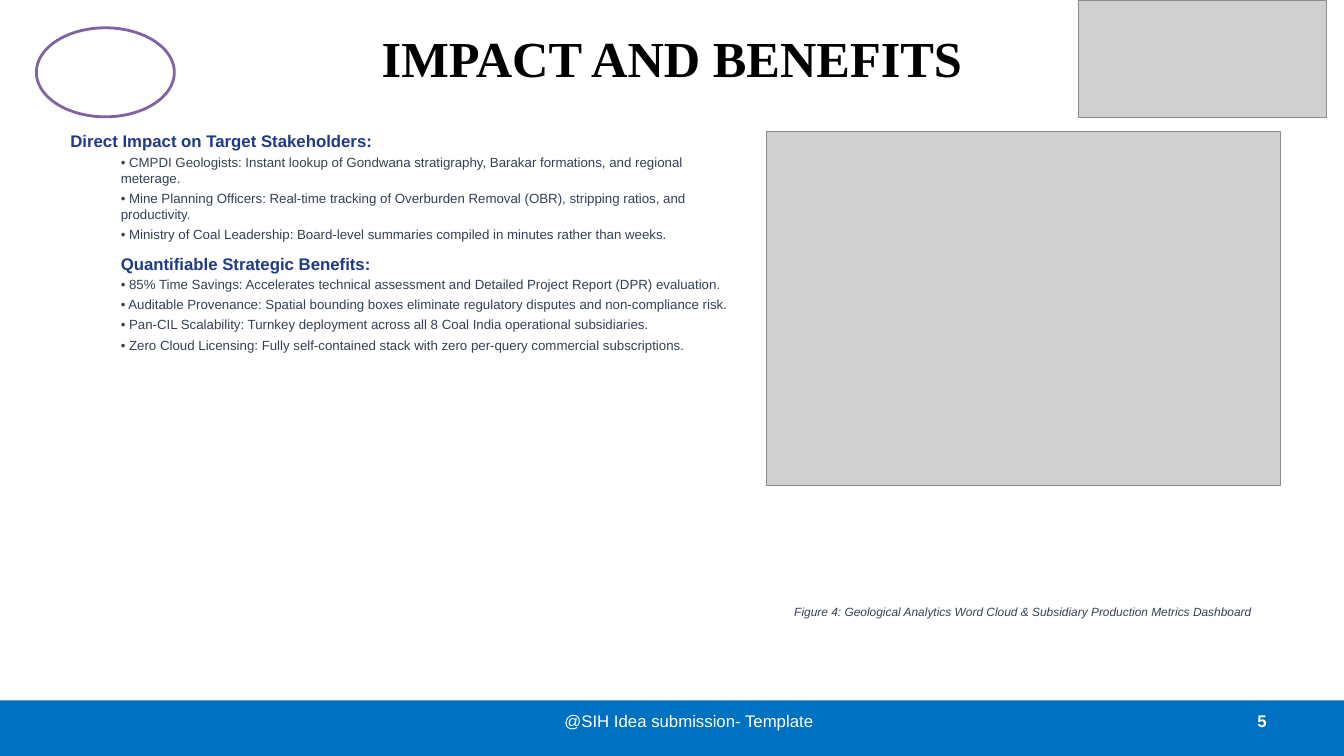
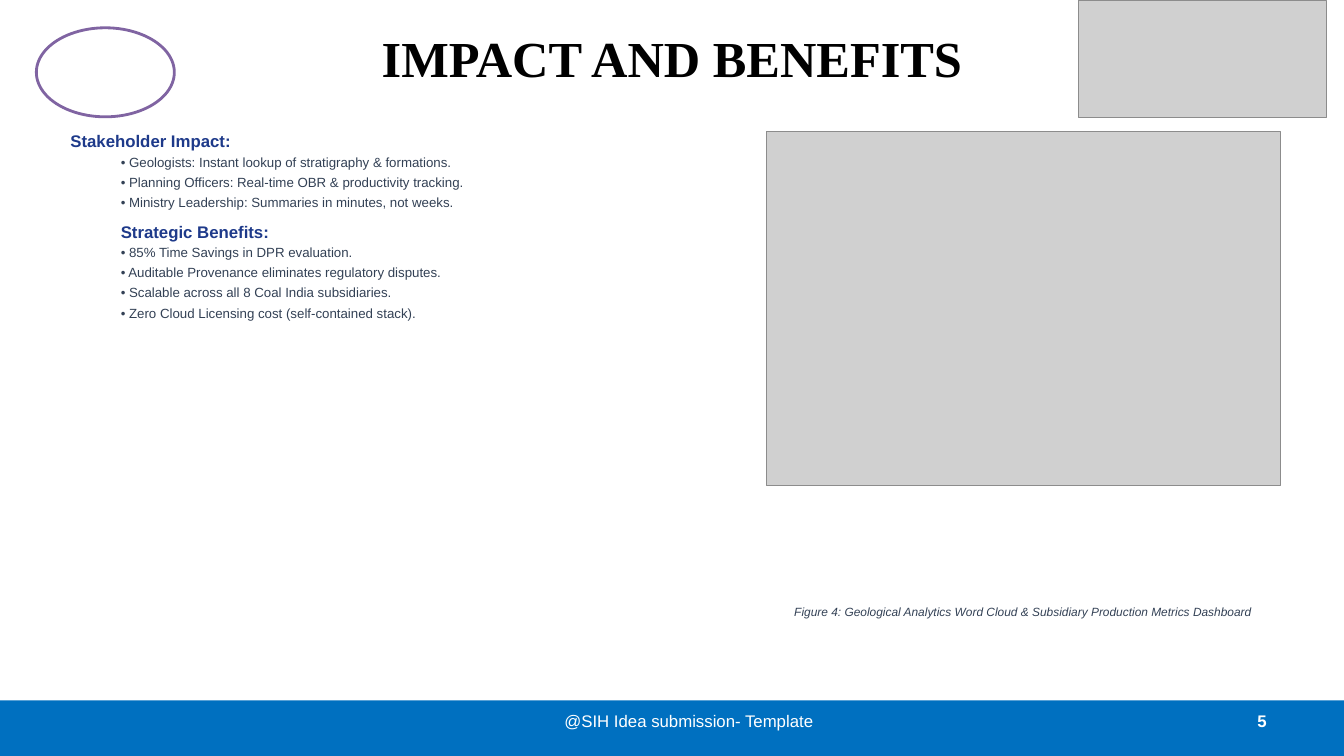
Before and after one commit to Sankar7567/data_miners, a slide deck: slide 5 of SIH2026_GeoIntel_Core_Data_Miners.pptx. Drawn at 1344x756 pixels with LibreOffice and Linux fonts; fonts in the diff are those of the drawing; grey boxes stand for pictures. Boxes give left, top, right and bottom in pixels: in the first picture for what was removed or moved away, otherwise in the second. Text is boxed around its words. In the diff, an @@ line names an element or a change of style, - is before the commit and + after.

```diff
--- a/SIH2026_GeoIntel_Core_Data_Miners.pptx
+++ b/SIH2026_GeoIntel_Core_Data_Miners.pptx
@@ text at (70, 135, 463, 321): text changed @@
-Direct Impact on Target Stakeholders:
-  • CMPDI Geologists: Instant lookup of Gondwana stratigraphy, Barakar formations, and regional meterage.
-  • Mine Planning Officers: Real-time tracking of Overburden Removal (OBR), stripping ratios, and productivity.
-  • Ministry of Coal Leadership: Board-level summaries compiled in minutes rather than weeks.
-Quantifiable Strategic Benefits:
-  • 85% Time Savings: Accelerates technical assessment and Detailed Project Report (DPR) evaluation.
-  • Auditable Provenance: Spatial bounding boxes eliminate regulatory disputes and non-compliance risk.
-  • Pan-CIL Scalability: Turnkey deployment across all 8 Coal India operational subsidiaries.
-  • Zero Cloud Licensing: Fully self-contained stack with zero per-query commercial subscriptions.
+Stakeholder Impact:
+  • Geologists: Instant lookup of stratigraphy & formations.
+  • Planning Officers: Real-time OBR & productivity tracking.
+  • Ministry Leadership: Summaries in minutes, not weeks.
+Strategic Benefits:
+  • 85% Time Savings in DPR evaluation.
+  • Auditable Provenance eliminates regulatory disputes.
+  • Scalable across all 8 Coal India subsidiaries.
+  • Zero Cloud Licensing cost (self-contained stack).
```
Also in this commit, not shown: 5 other slides changed, 4 other files.
